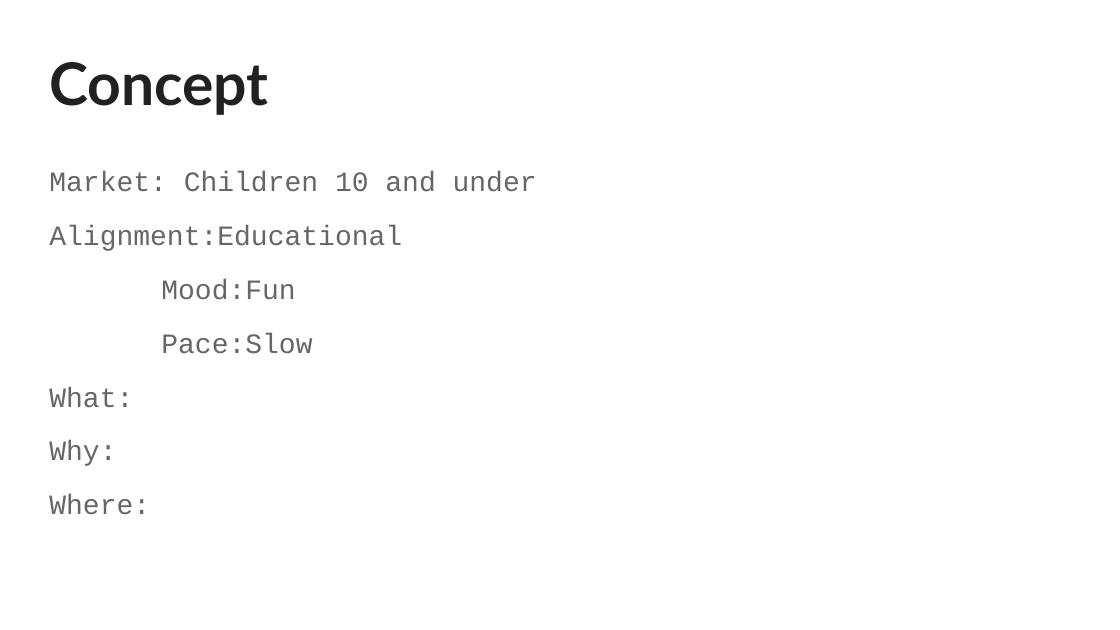
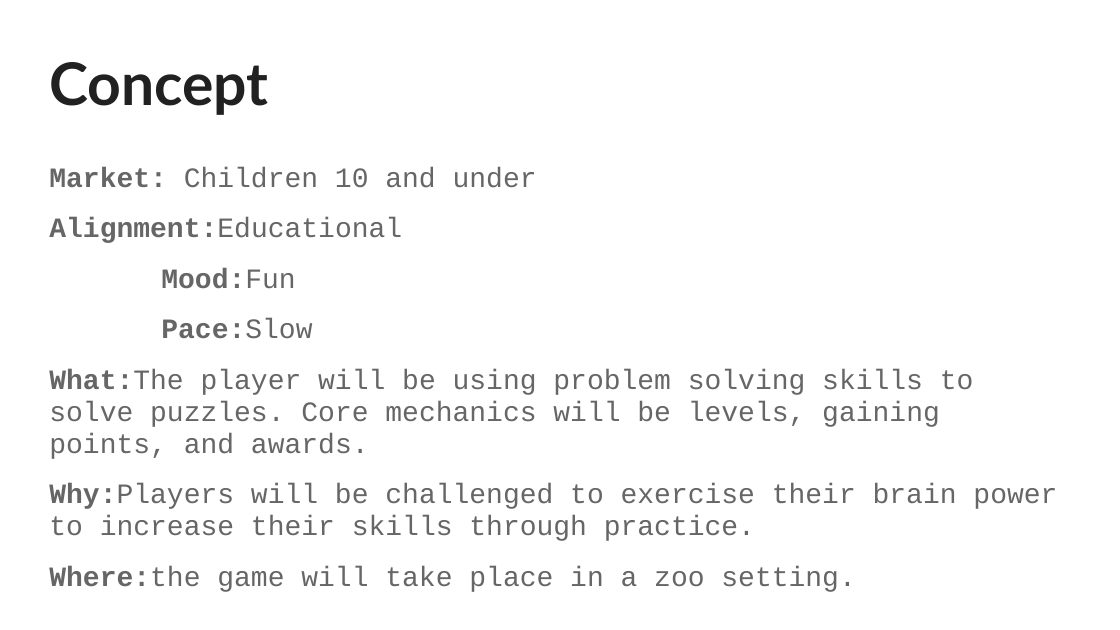
Before and after one commit to JasonKotrady/PCC, a slide deck: slide 2 of PCC Game Pitch.pptx. Drawn at 1120x630 pixels with LibreOffice and Linux fonts; fonts in the diff are those of the drawing. Boxes give left, top, right and bottom in pixels: in the first picture for what was removed or moved away, otherwise in the second. Text is boxed around its words. In the diff, an @@ line names an element or a change of style, - is before the commit and + after.

```diff
--- a/PCC Game Pitch.pptx
+++ b/PCC Game Pitch.pptx
@@ text at (x1=49, y1=167, x2=537, y2=339): bold on in "Market:", "Alignment:Educational", "Mood:Fun", "Pace:Slow"; line spacing 1.05 to 0.95 @@
@@ text at (x1=49, y1=369, x2=1057, y2=592): text changed @@
-What:
-Why:
-Where:
+What:The player will be using problem solving skills to solve puzzles. Core mechanics will be levels, gaining points, and awards.
+Why:Players will be challenged to exercise their brain power to increase their skills through practice.
+Where:the game will take place in a zoo setting.
```
Also in this commit, not shown: 5 other slides changed, 1 slide added, 1 slide removed.
